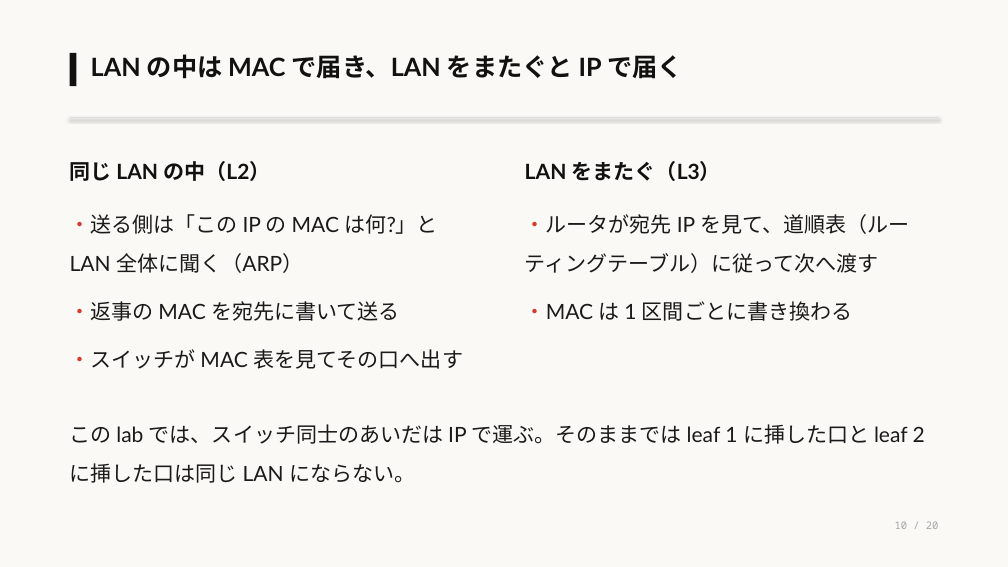
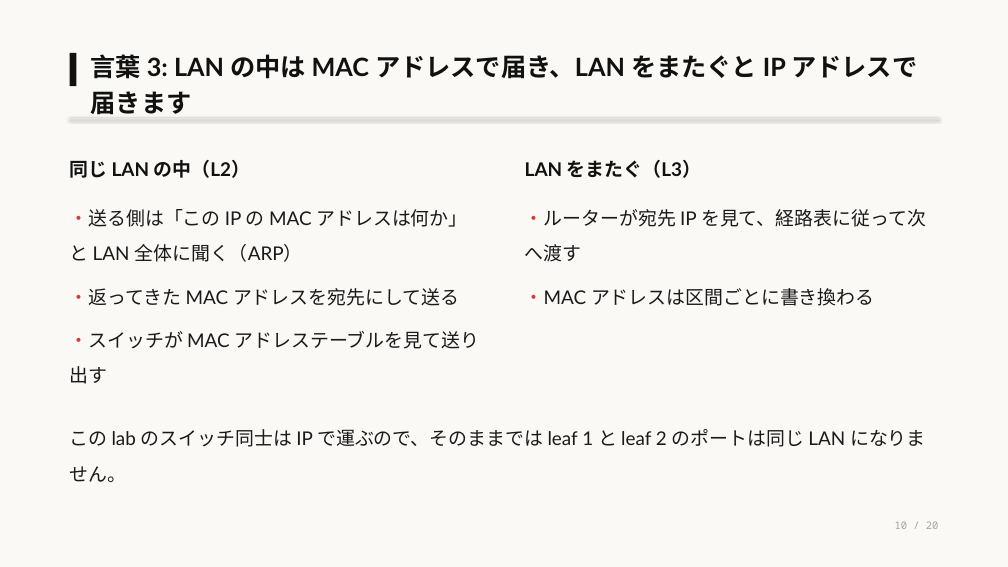
Before and after one commit to eddie-eights/nwc-poc, a slide deck: slide 10 of docs/lab-network-architecter.pptx. Drawn at 1008x567 pixels with LibreOffice and Linux fonts; fonts in the diff are those of the drawing. Boxes give left, top, right and bottom in pixels: in the first picture for what was removed or moved away, otherwise in the second. Text is boxed around its words. In the diff, an @@ line names an element or a change of style, - is before the commit and + after.

```diff
--- a/docs/lab-network-architecter.pptx
+++ b/docs/lab-network-architecter.pptx
@@ text at bbox=[91, 54, 917, 115]: text changed @@
-LAN の中は MAC で届き、LAN をまたぐと IP で届く
+言葉 3: LAN の中は MAC アドレスで届き、LAN をまたぐと IP アドレスで届きます
@@ text "同じ LAN の中（L2）" at bbox=[70, 160, 250, 178]: size 20 to 18 pt @@
@@ text "LAN をまたぐ（L3）" at bbox=[525, 160, 701, 178]: size 20 to 18 pt @@
@@ text at bbox=[70, 209, 480, 384]: text changed; size 20 to 18 pt @@
-・送る側は「この IP の MAC は何?」と LAN 全体に聞く（ARP）
-・返事の MAC を宛先に書いて送る
-・スイッチが MAC 表を見てその口へ出す
+・送る側は「この IP の MAC アドレスは何か」と LAN 全体に聞く（ARP）
+・返ってきた MAC アドレスを宛先にして送る
+・スイッチが MAC アドレステーブルを見て送り出す
@@ text at bbox=[525, 209, 926, 306]: text changed; size 20 to 18 pt @@
-・ルータが宛先 IP を見て、道順表（ルーティングテーブル）に従って次へ渡す
-・MAC は 1 区間ごとに書き換わる
+・ルーターが宛先 IP を見て、経路表に従って次へ渡す
+・MAC アドレスは区間ごとに書き換わる
@@ text at bbox=[70, 429, 926, 482]: text changed; size 20 to 18 pt @@
-この lab では、スイッチ同士のあいだは IP で運ぶ。そのままでは leaf 1 に挿した口と leaf 2 に挿した口は同じ LAN にならない。
+この lab のスイッチ同士は IP で運ぶので、そのままでは leaf 1 と leaf 2 のポートは同じ LAN になりません。
```
Also in this commit, not shown: 19 other slides changed, 1 other file.
